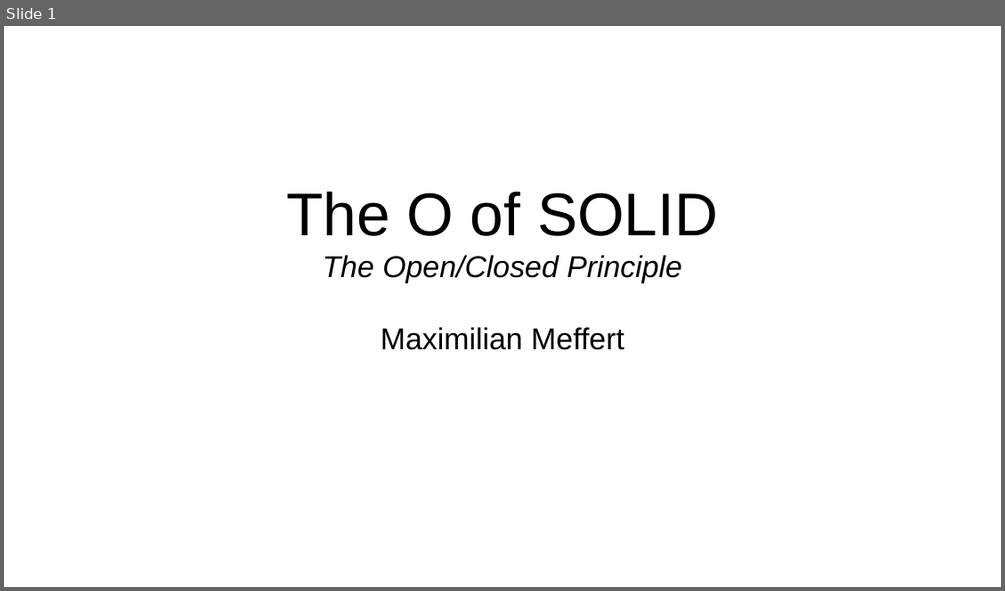
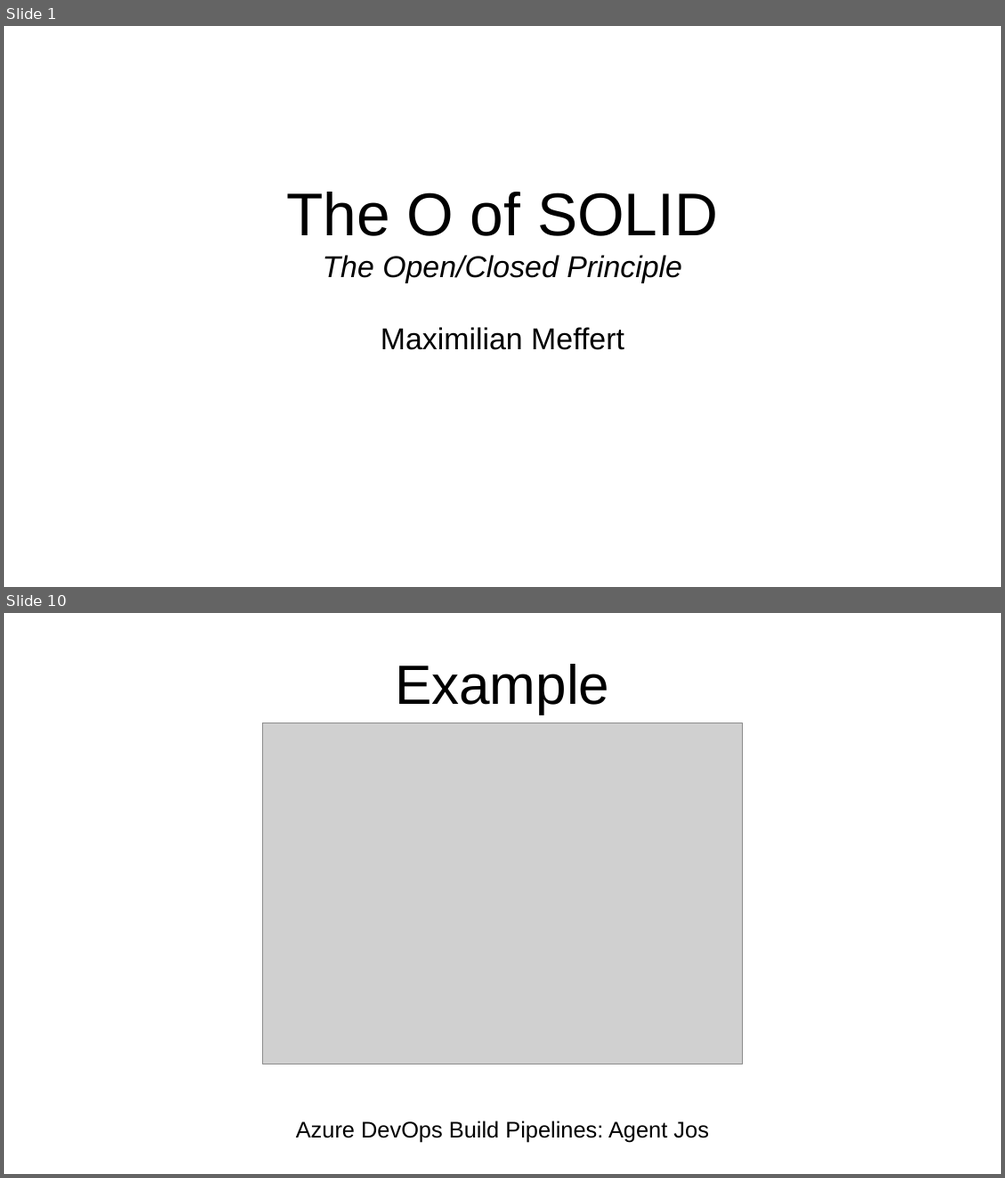
Before and after one commit to maxmeffert/SOLID, a slide deck: TheOofSOLID/TheOofSOLID.odp. Shown one above the other, each under a label of ours: slide 1 before the commit, slides 1 and 10 after it; the slides between them are not shown. The pictures are 1005x591 and 1005x1178 pixels, drawn with LibreOffice and Linux fonts; fonts in the diff are those of the drawing; grey boxes stand for pictures. Boxes give left, top, right and bottom in pixels: in the first picture for what was removed or moved away, otherwise in the second. Text is boxed around its words. In the diff, an @@ line names an element or a change of style, - is before the commit and + after.

```diff
--- a/TheOofSOLID/TheOofSOLID.odp
+++ b/TheOofSOLID/TheOofSOLID.odp
@@ slide 10 added at <box>4,613,1001,1174</box>, background #FFFFFF @@
@@ title added at <box>395,664,609,714</box>, 44 pt, text #000000 @@
+Example
@@ picture added at <box>263,723,742,1063</box> @@
@@ text added at <box>296,1120,708,1142</box>, 18 pt, text #000000 @@
+Azure DevOps Build Pipelines: Agent Jos
```
Also in this commit, not shown: 17 other slides added, 1 other file.
